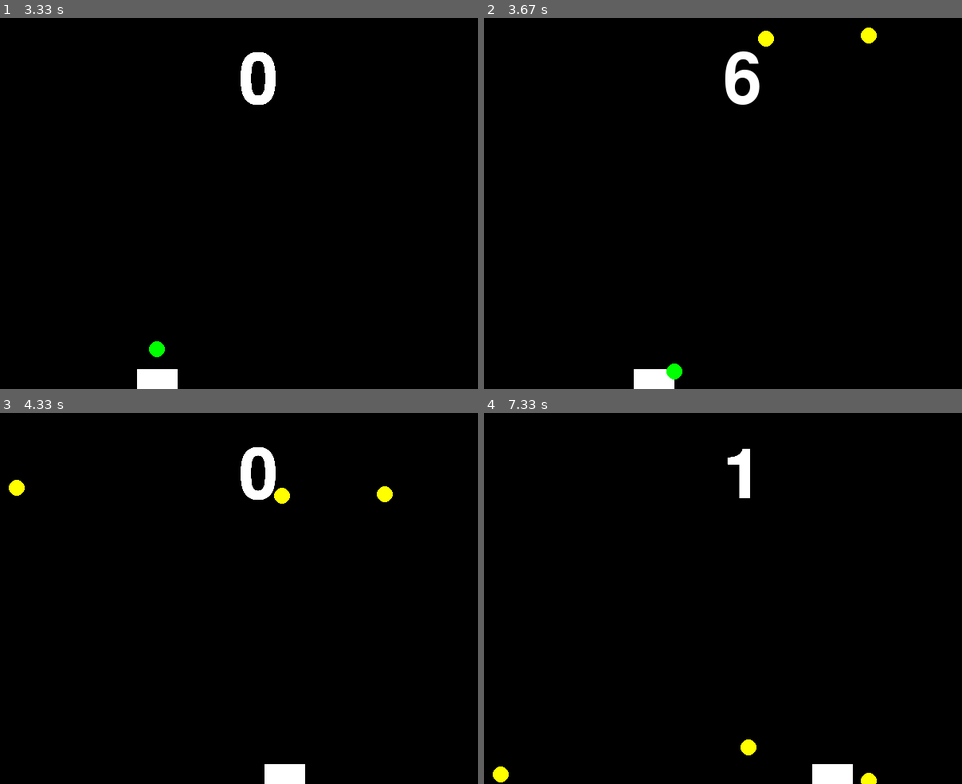
Above: before the commit, frames 1-4 (two rows, left to right).
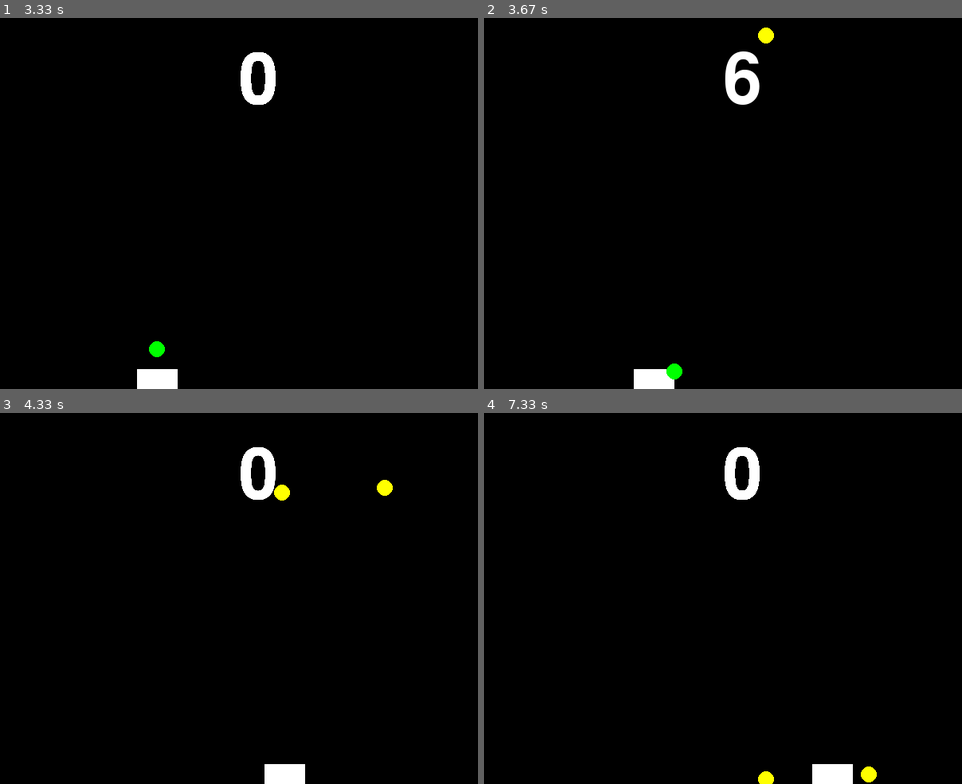
Above: after the commit, the same moments.

Repository: David-Sheehy/pygame_juggling
Game: pygame game, started from juggling/juggling.py
Two runs of this game, one before a commit and one after it. Both use one fixed random seed, a clock stepped at 60 frames per second and the inputs below.
Inputs:
- Up to frame 1 (3.33 s): hold Right 0.33-0.97 s; hold Left 1-1.47 s; hold Right 1.5-1.97 s; hold Left 2.5-3.03 s; hold Left from 3.07 s (still down)
- Up to frame 2 (3.67 s): release Left at 3.47 s; hold Right from 3.5 s (still down)
- Up to frame 3 (4.33 s): release Right at 4.13 s; hold Left from 4.17 s (still down)
- Up to frame 4 (7.33 s): release Left at 4.63 s; hold Right 4.67-5.13 s; hold Right 5.17-5.63 s; hold Left 5.67-6.2 s; hold Left 6.23-6.63 s; hold Right 6.67-7.3 s

Frame 1 is identical in both runs. In frame 2, 0.2% of the frame differs, in the area x 57-83%, y 2-8%; in frame 3, 0.3%; in frame 4, 1.1%, in the area x 1-83%, y 9-100%.

Commit message:
Removed debugging commands and settings.

Diff:
--- a/juggling/juggling.py
+++ b/juggling/juggling.py
@@ -27,9 +27,6 @@
     clock = pygame.time.Clock()
 
     spawn_ball()
-
-    print(len(balls_in_play))
-
 
     # main game loop
     MOVE_RIGHT = MOVE_LEFT = False
@@ -134,7 +131,7 @@
             b.update(w)
 
         # check if we should add balls, or put one back into play.
-        if( counter.count >= (2<<(len(balls_in_play)-1))):
+        if( counter.count >= (2<<(len(balls_in_play)))):
             if len(balls_out_play) <= 0:
                 spawn_ball()
             else:
